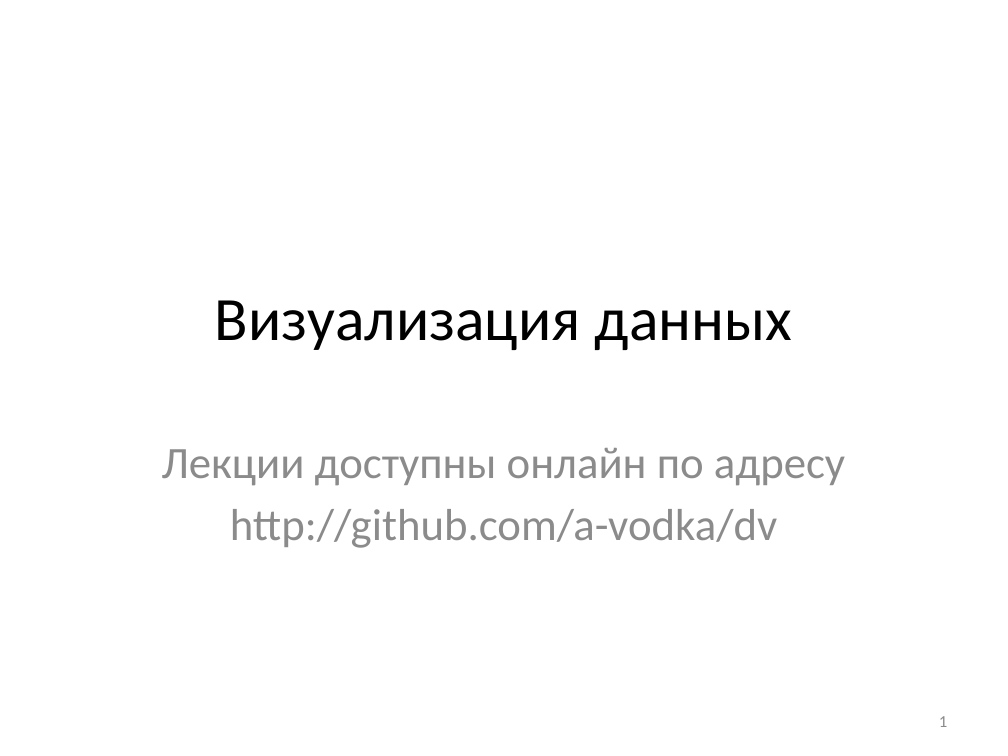
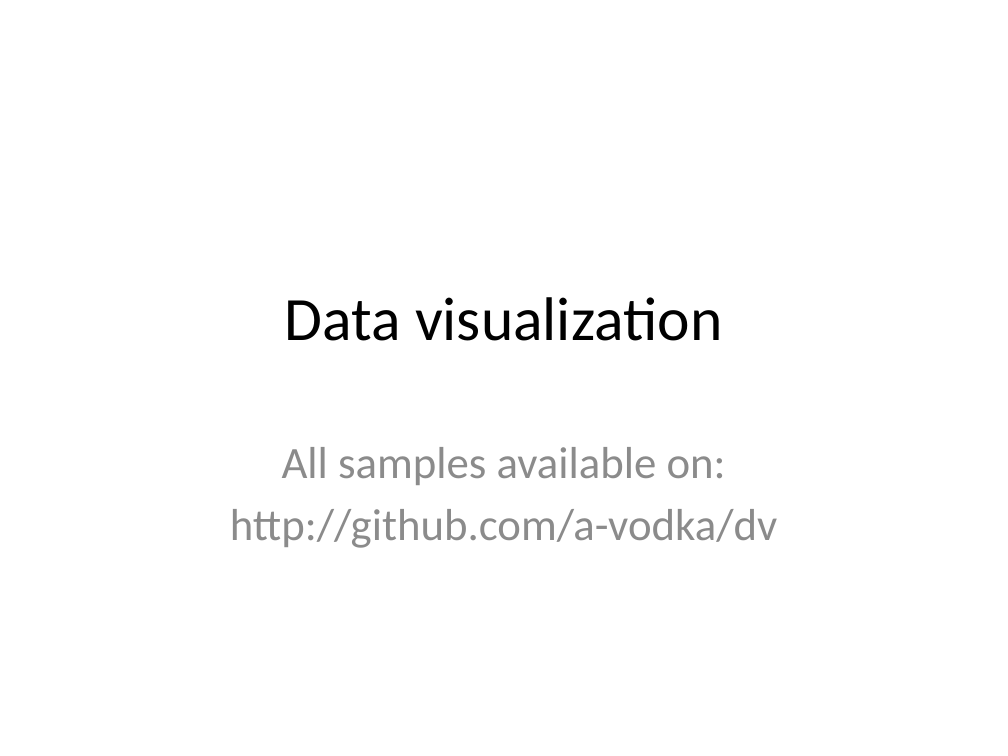
Before and after one commit to a-vodka/dv, a slide deck: slide 1 of dv-lec7-networkx.pptx. Drawn at 1008x756 pixels with LibreOffice and Linux fonts; fonts in the diff are those of the drawing; background and template pictures are left out. Boxes give left, top, right and bottom in pixels: in the first picture for what was removed or moved away, otherwise in the second. Text is boxed around its words. In the diff, an @@ line names an element or a change of style, - is before the commit and + after.

```diff
--- a/dv-lec7-networkx.pptx
+++ b/dv-lec7-networkx.pptx
@@ title at (x1=285, y1=297, x2=722, y2=341): text changed @@
-Визуализация данных
+Data visualization
@@ subtitle at (x1=282, y1=447, x2=726, y2=485): text changed @@
-Лекции доступны онлайн по адресу
+All samples available on:
@@ page number removed at (x1=939, y1=716, x2=947, y2=727) @@
-1
```
Also in this commit, not shown: 1 other slide changed, 1 slide added, 11 other files.
